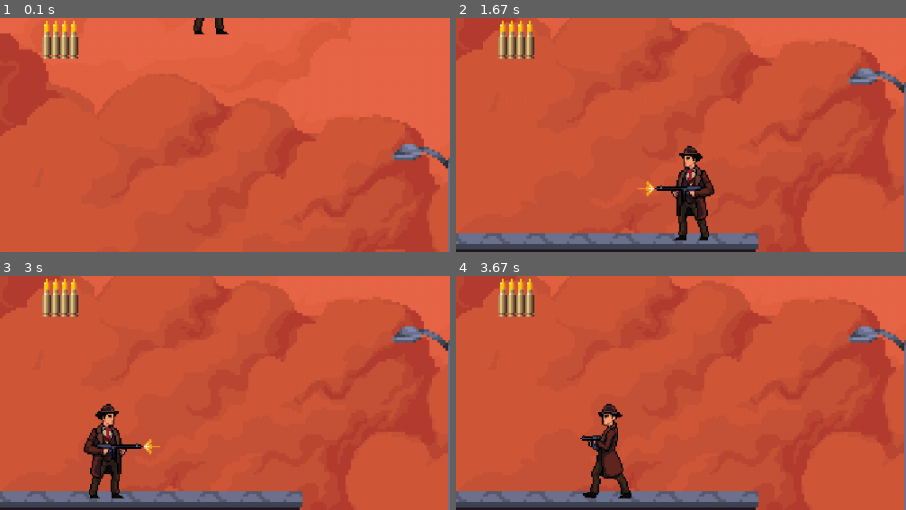
Above: before the commit, frames 1-4 (two rows, left to right).
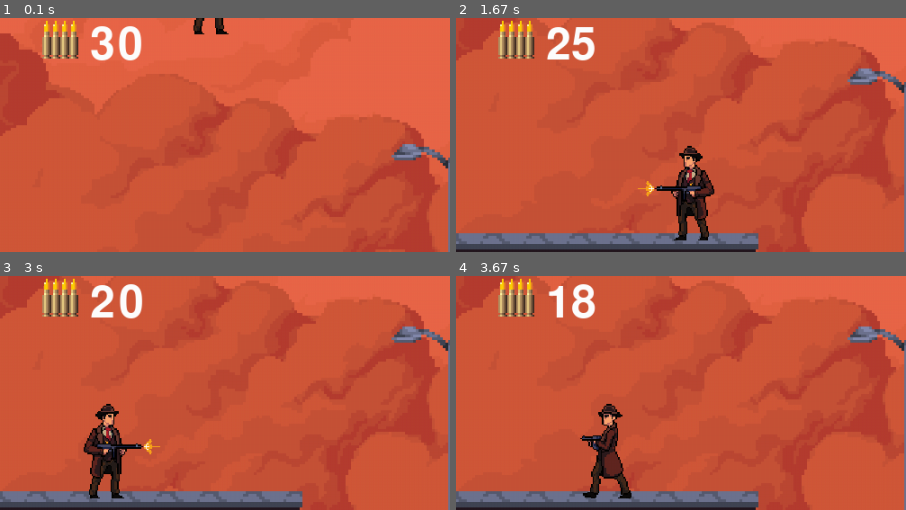
Above: after the commit, the same moments.

Repository: lucas-agnoletto/PyGame
Game: pygame game, started from jogo2.py
Two runs of this game, one before a commit and one after it. Both use one fixed random seed, a clock stepped at 60 frames per second and the inputs below.
Inputs:
- Up to frame 1 (0.1 s): no input
- Up to frame 2 (1.67 s): tap Space at 0.33, 0.73, 1.03, 1.23, 1.57 s; hold D 0.67-1.13 s; hold A 1.17-1.47 s; hold A from 1.5 s (still down)
- Up to frame 3 (3 s): tap Space at 1.87, 2.07, 2.37, 2.63, 2.93 s; release A at 1.97 s; hold A 2-2.53 s; hold D 2.57-2.97 s
- Up to frame 4 (3.67 s): hold D 3-3.37 s; tap Space at 3.07, 3.47 s; hold A from 3.4 s (still down)
The pictures show only the part of the screen within x 0-50%, y 21-71%; the shares and areas given below are measured in that part.

The runs differ from the first frame. In frame 1, 1.0% of the frame differs, in the area x 20-32%, y 3-19%; in frame 2, 0.9%; in frame 3, 1.0%; in frame 4, 0.8%.

Commit message:
melhoramento do metodo shot

Diff:
--- a/jogo2.py
+++ b/jogo2.py
@@ -31,6 +31,9 @@
 # Medidas do background
 larg_fundo = assets['fundo'].get_width()
 alt_fundo = assets['fundo'].get_height()
+
+fonte = pygame.font.Font(None, 74)
+
 # Classe plataforma
 class Platform(pygame.sprite.Sprite):
     def __init__(self,position,size):
@@ -65,9 +68,10 @@
 
         }
         self.municao = 30
-        self.JUMPING = False
+        self.recarga = False
         self.direction = True
         self.state = STILL
+        self.start_recarga = pygame.time.get_ticks()
         # Define animação atual
         self.animation = self.animations[self.state]
         # Inicializa o primeiro quadro da animação
@@ -80,7 +84,7 @@
         self.speedx = 0
         self.speedy = 0
         self.assets = assets
-
+        self.recarga_ticks = 1500
         self.last_update = pygame.time.get_ticks()
         self.frame_ticks = 200
 
@@ -156,6 +160,8 @@
             self.rect.top = -70
         if self.rect.bottom > alt_fundo + self.rect.height:
             self.rect.bottom = alt_fundo + self.rect.height
+
+        # Colisão entre player e bloco
         for bloco in platforms_horizont:
             if pygame.sprite.collide_mask(self, bloco):
 
@@ -177,29 +183,46 @@
                 # if player.speedy > 0:
                 self.rect.y -= self.speedy
                 self.speedy = 0
+
+
     # Método de pulo
     def jump(self):
         # Só pode pular se ainda não estiver pulando ou caindo
         if self.state == STILL or self.state == WALK :
                 self.speedy = -20
                 self.state = JUMP
-                self.JUMPING = True
 
     # Método para atirar
     def shot(self):
-        if self.municao > 0:
-            self.state = SHOT
-            self.municao -= 1
-        if self.municao <= 0:
-            self.state = RECHARGE
-            self.municao += 30
-
-
-
-
-
-
+        now = pygame.time.get_ticks()  # Obtém o tempo atual em milissegundos
+
+        # Se houver munição disponível e não estiver recarregando
+        if self.municao > 0 and not self.recarga:
+            self.state = SHOT  # Defina o estado como "atirando"
+            self.municao -= 1  # Reduz a munição em 1
+            print(f"Munição restante: {self.municao}")
+
+        # Se a munição acabar, inicie a recarga
+        if self.municao <= 0 and not self.recarga:
+            self.start_recarga = now  # Marca o tempo em que a recarga começa
+            self.recarga = True  # Começa o processo de recarga
+            self.state = RECHARGE  # Altera o estado para "recarregando"
+            print("Iniciando recarga...")
+
+        # Verifica se o tempo de recarga já passou
+        if self.recarga and now - self.start_recarga >= self.recarga_ticks:
+            self.municao = 30  # Recarrega 30 unidades de munição
+            self.recarga = False  # Termina a recarga
+            self.state = STILL
+            print(f"Recarga concluída. Munição: {self.municao}")
+
+
+
+
+# chamando a classe player
 player = Player(assets)
+
+
 larg_fundo = assets['fundo'].get_width()
 alt_fundo = assets['fundo'].get_height()
 clock = pygame.time.Clock()
@@ -225,7 +248,7 @@
                 player.jump()
             if event.key == pygame.K_SPACE:
                 player.shot()
-                player.municao -= 1
+
 
 
         # Verifica se soltou alguma tecla.
@@ -253,6 +276,8 @@
     window.blit(assets['fundo'],(-camera_x,-camera_y)) # atualiza o fundo
     window.blit(assets['munição'],(35,100))
     window.blit(assets['vida'],(50,50))
+    texto = fonte.render(str(player.municao), True, (255,255,255))
+    window.blit(texto,(100,115))
     # pygame.draw.rect(window, (0,0,0), player.rect)
 
     window.blit(player.image, (player.rect.x - camera_x, player.rect.y - camera_y)) # atualiza o jogador
Binary file added: assets/img/bullet.png
